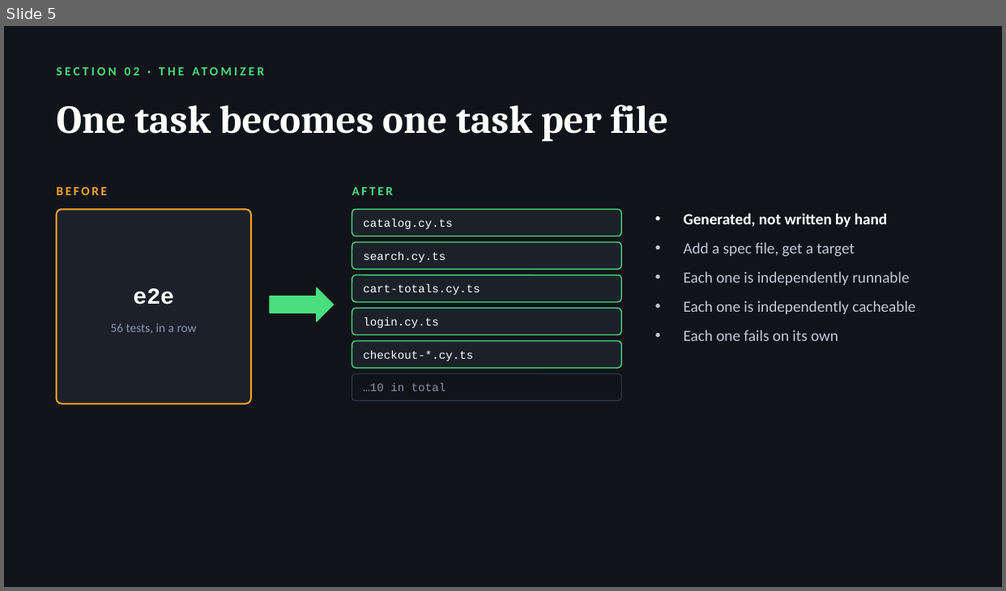
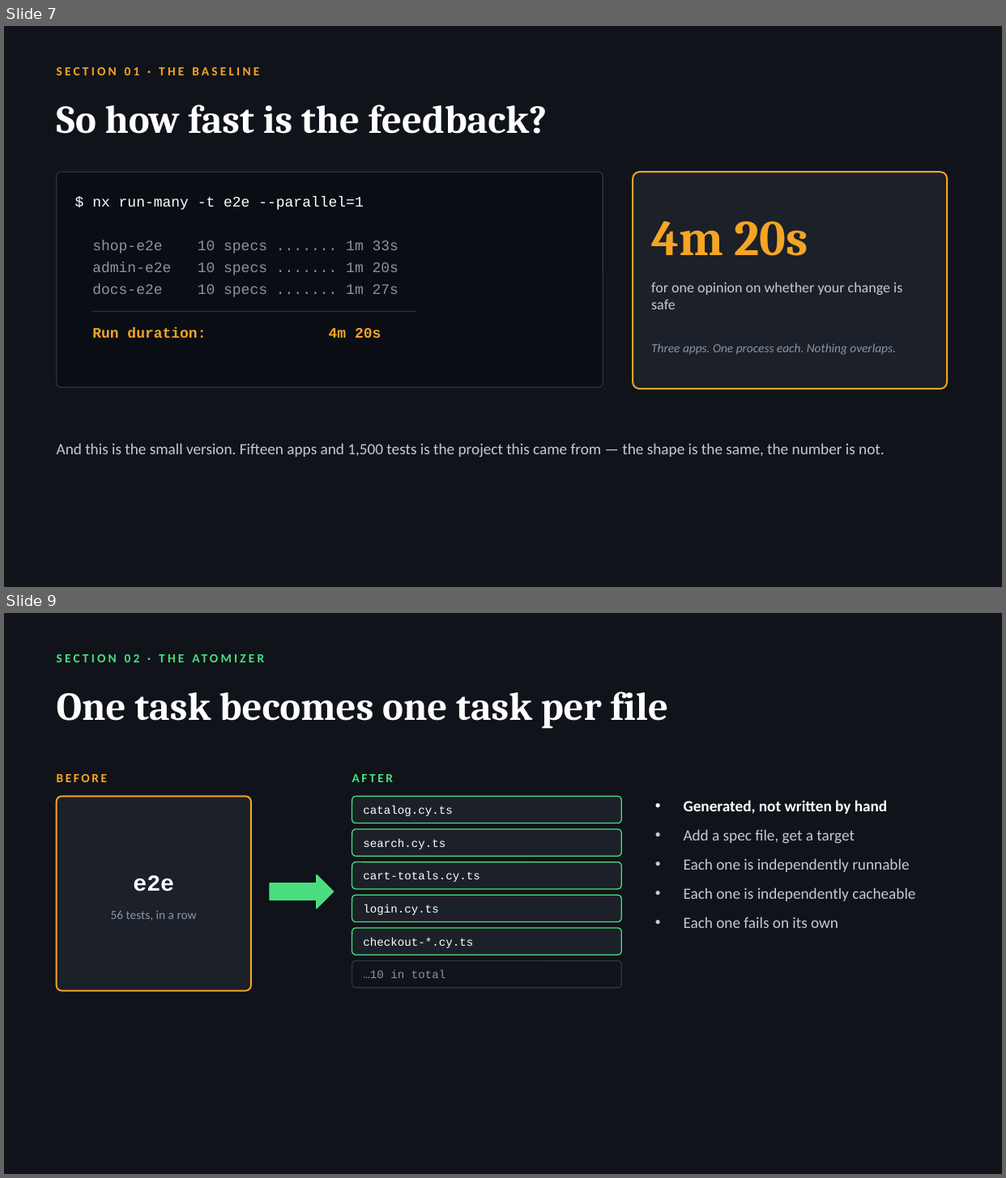
Before and after one commit to radzivil/nx-scaling-e2e-tests-with-atomizer, a slide deck: talk/Scaling-E2E-Tests-with-Nx.pptx. Shown one above the other, each under a label of ours: slide 5 before the commit, slides 7 and 9 after it; the slides between them are not shown. The pictures are 1006x591 and 1006x1178 pixels, drawn with LibreOffice and Linux fonts; fonts in the diff are those of the drawing. Boxes give left, top, right and bottom in pixels: in the first picture for what was removed or moved away, otherwise in the second. Text is boxed around its words. In the diff, an @@ line names an element or a change of style, - is before the commit and + after.

```diff
--- a/talk/Scaling-E2E-Tests-with-Nx.pptx
+++ b/talk/Scaling-E2E-Tests-with-Nx.pptx
@@ slide 7 added at [4,26,1002,587], background #10131A @@
@@ text added at [57,67,259,75], 12 pt, text #F5A524, bold @@
+SECTION 01 · THE BASELINE
@@ text added at [57,105,547,134], 38 pt, text #FFFFFF, bold @@
+So how fast is the feedback?
@@ rounded rectangle added at [57,172,603,387], fill #0A0D13, outline #2C3340 1 pt @@
@@ rounded rectangle added at [633,172,948,389], fill #1B2029, outline #F5A524 1.5 pt @@
@@ text added at [92,197,398,338], 14 pt, text #8A94A6 @@
+$ nx run-many -t e2e --parallel=1
+shop-e2e 10 specs ....... 1m 33s
+admin-e2e 10 specs ....... 1m 20s
+docs-e2e 10 specs ....... 1m 27s
+─────────────────────────────────────
+Run duration: 4m 20s
@@ text added at [651,221,808,256], 48 pt, text #F5A524, bold @@
+4m 20s
@@ text added at [651,282,902,310], 14 pt, text #C3CAD6 @@
+for one opinion on whether your change is safe
@@ text added at [651,344,895,355], 12 pt, text #8A94A6, italic @@
+Three apps. One process each. Nothing overlaps.
@@ text added at [57,443,884,458], 15 pt, text #C3CAD6 @@
+And this is the small version. Fifteen apps and 1,500 tests is the project this came from — the shape is the same, the number is not.
@@ what was slide 5 is now slide 9 @@
```
Also in this commit, not shown: 1 slide changed, 12 other slides added, 8 slides removed, 8 other files.
